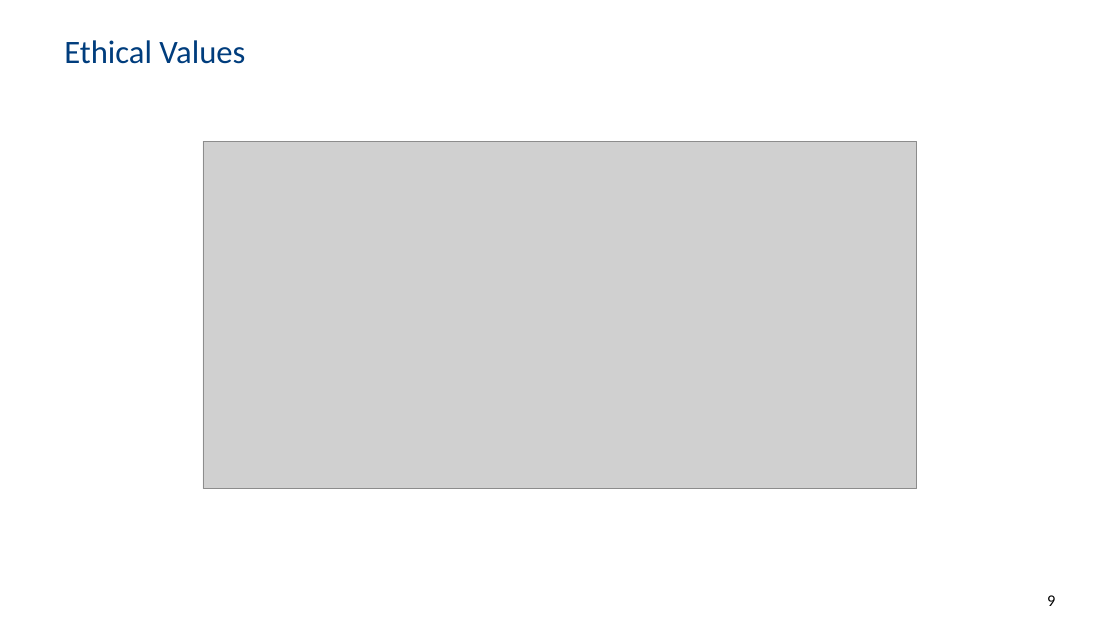
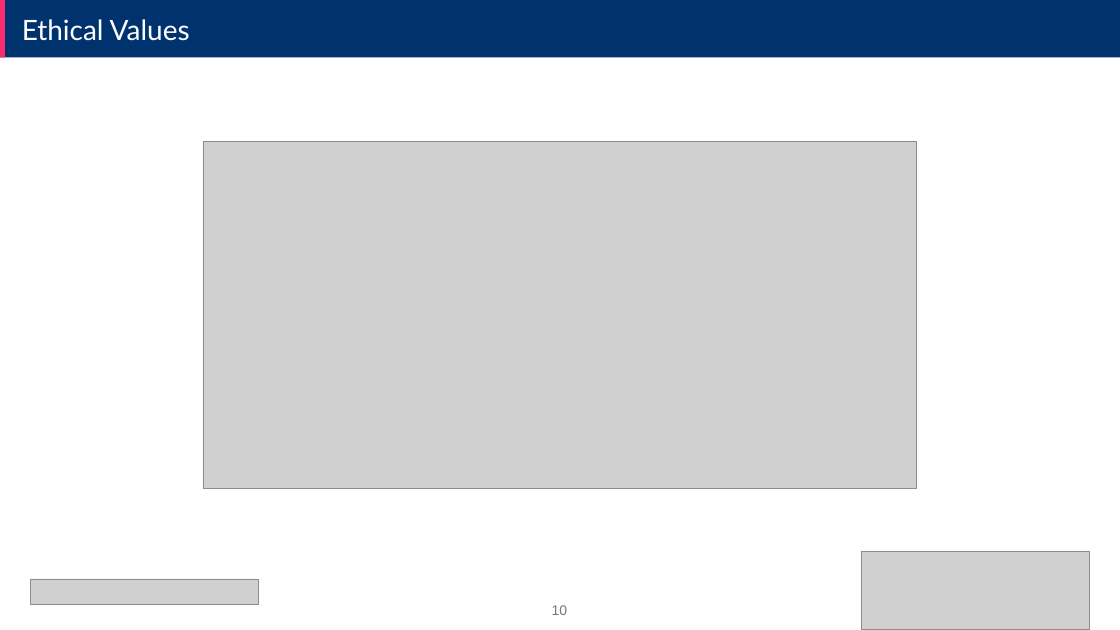
Before and after one commit to ML4NS/ml4ns.github.io, a slide deck: slide 10 of slides/Ethical AI - Principles and Practices/Ethical AI - Principles and Practices.pptx (slide 9 before the commit). Drawn at 1120x630 pixels with LibreOffice and Linux fonts; fonts in the diff are those of the drawing; grey boxes stand for pictures; background and template pictures are left out. Boxes give left, top, right and bottom in pixels: in the first picture for what was removed or moved away, otherwise in the second. Text is boxed around its words. In the diff, an @@ line names an element or a change of style, - is before the commit and + after.

```diff
--- a/slides/Ethical AI - Principles and Practices/Ethical AI - Principles and Practices.pptx
+++ b/slides/Ethical AI - Principles and Practices/Ethical AI - Principles and Practices.pptx
@@ rectangle added at (x1=0, y1=0, x2=1120, y2=57), fill #00326E @@
@@ rectangle added at (x1=0, y1=0, x2=5, y2=57), fill #FA2C6E @@
@@ text "Ethical Values" moved from (x1=64, y1=40, x2=245, y2=64) to (x1=22, y1=19, x2=190, y2=41) @@
@@ text "Ethical Values" at (x1=22, y1=19, x2=190, y2=41): size 28 to 24 pt, font Calibri to Lato, text colour #003D7D to #FFFFFF; vertical alignment middle to top @@
@@ picture added at (x1=862, y1=551, x2=1090, y2=629) @@
@@ picture added at (x1=30, y1=579, x2=258, y2=604) @@
@@ page number removed at (x1=1047, y1=595, x2=1055, y2=606) @@
-9
@@ page number added at (x1=552, y1=605, x2=568, y2=615), 12 pt, text #797979 @@
+10
```
Also in this commit, not shown: 16 other slides changed, 2 slides added, 1 slide removed.
